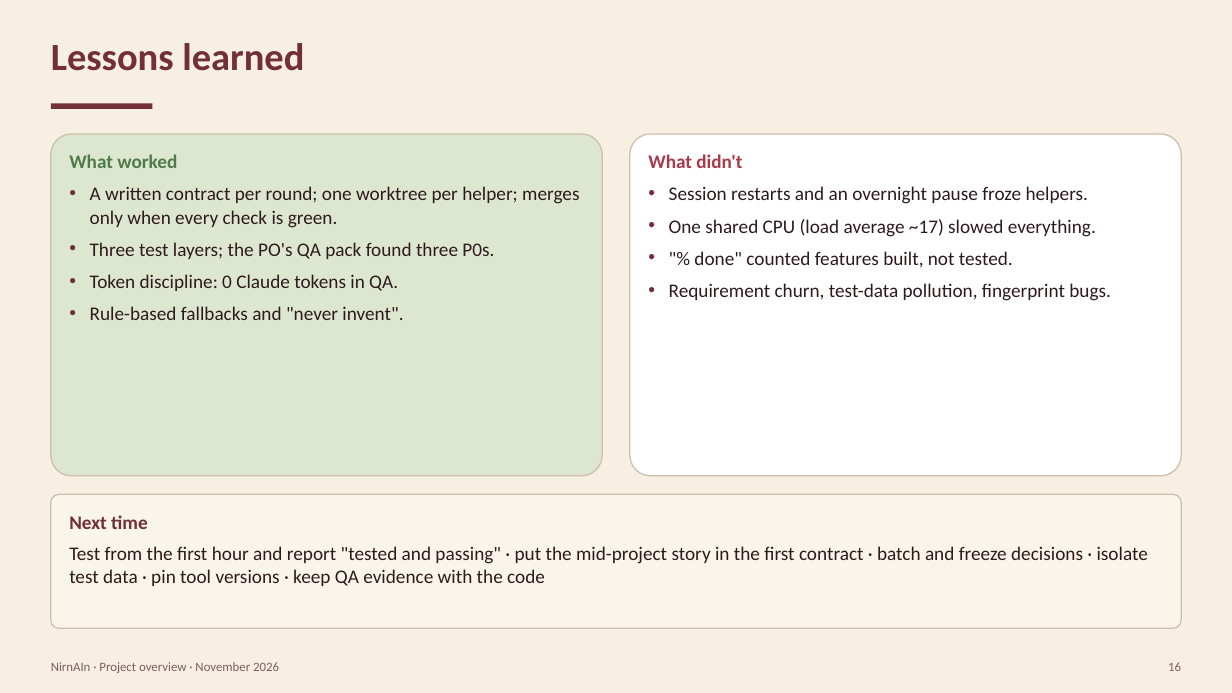
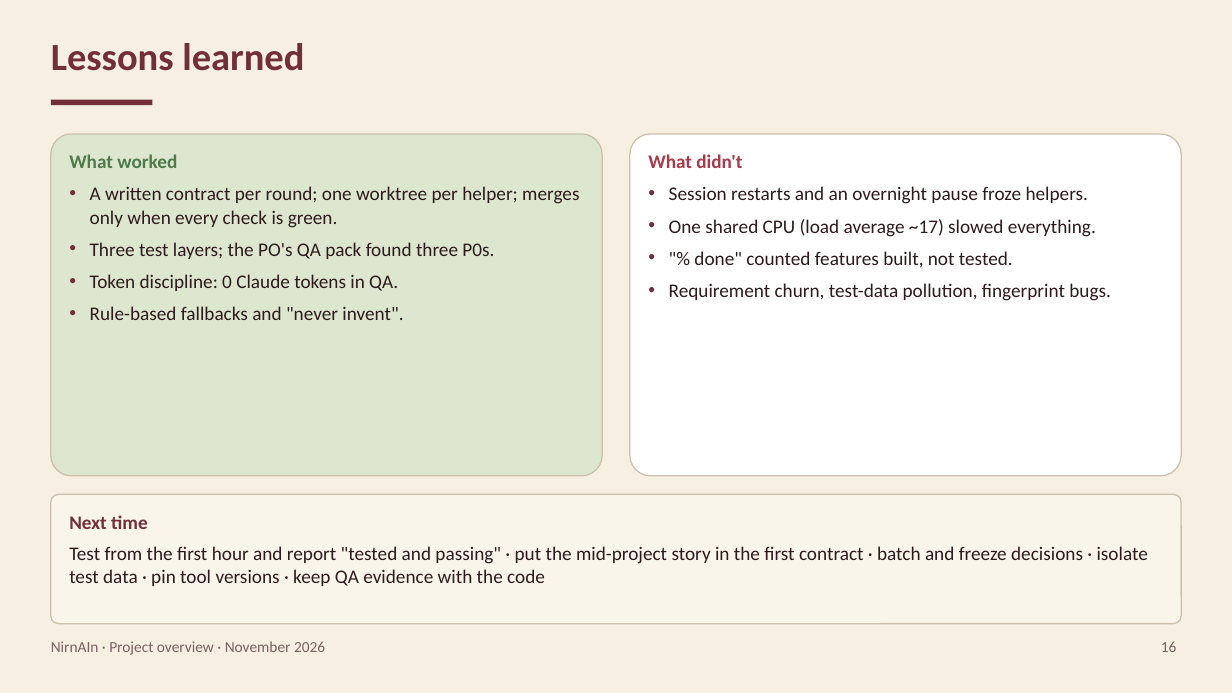
Before and after one commit to Dogiparthi-Sharada/NirnAIn, a slide deck: slide 16 of docs/project/NirnAIn_Project_Overview.pptx. Drawn at 1232x693 pixels with LibreOffice and Linux fonts; fonts in the diff are those of the drawing. Boxes give left, top, right and bottom in pixels: in the first picture for what was removed or moved away, otherwise in the second. Text is boxed around its words. In the diff, an @@ line names an element or a change of style, - is before the commit and + after.

Commit message:
docs: pass a strict layout gate on the presentation
Every shape sits inside 0.3 in margins without overlapping another (only
cards and groups contain their text); arrows run edge to edge without
crossing shapes or each other; text fits at 12 pt or more in Calibri and
the mockup palette; pictures keep their aspect ratio. The architecture
slide and the Word diagram are drawn from one shared layout.

```diff
--- a/docs/project/NirnAIn_Project_Overview.pptx
+++ b/docs/project/NirnAIn_Project_Overview.pptx
@@ rectangle: place and size @@
-rectangle at <box>51,104,152,109</box>
+rectangle at <box>51,100,152,105</box>
@@ rounded rectangle: place and size @@
-rounded rectangle at <box>51,494,1181,628</box>
+rounded rectangle at <box>51,494,1181,624</box>
@@ text "NirnAIn · Project overview · ...": place and size @@
-text "NirnAIn · Project overview · ..." at <box>51,662,279,673</box>
+text "NirnAIn · Project overview · ..." at <box>51,641,325,655</box>
@@ text "NirnAIn · Project overview · ..." at <box>51,641,325,655</box>: size 10 to 12 pt @@
@@ text "16" at <box>1161,641,1177,652</box>: size 10 to 12 pt @@
@@ text "16": place and size @@
-text "16" at <box>1168,662,1181,671</box>
+text "16" at <box>1161,641,1177,652</box>
```
Also in this commit, not shown: 17 other slides changed, 7 other files.
